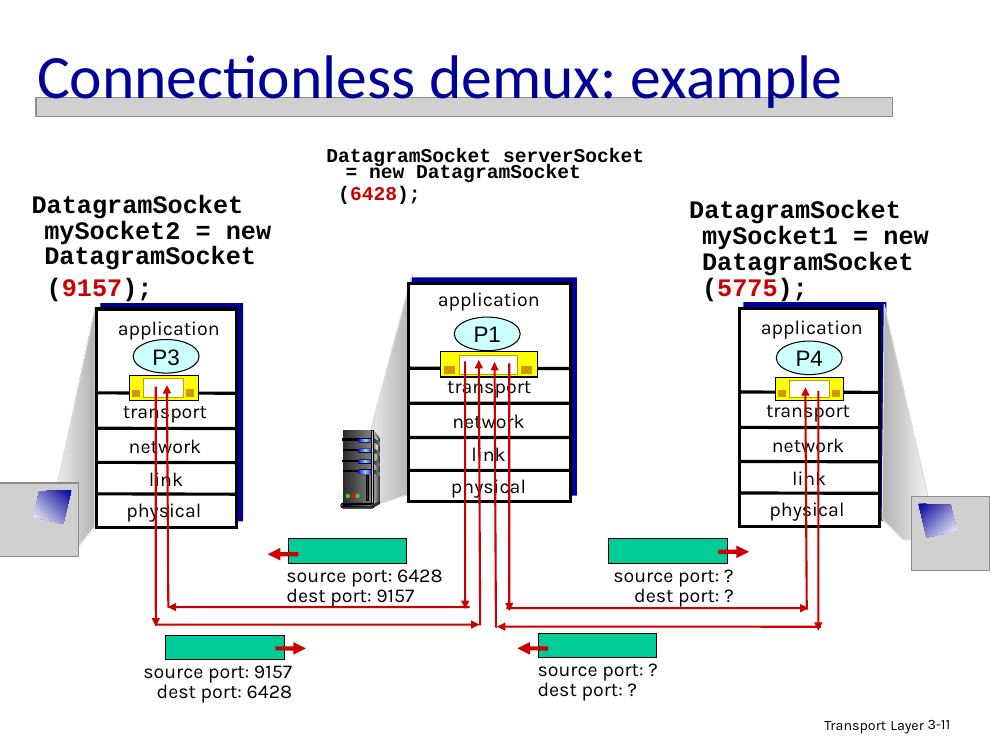
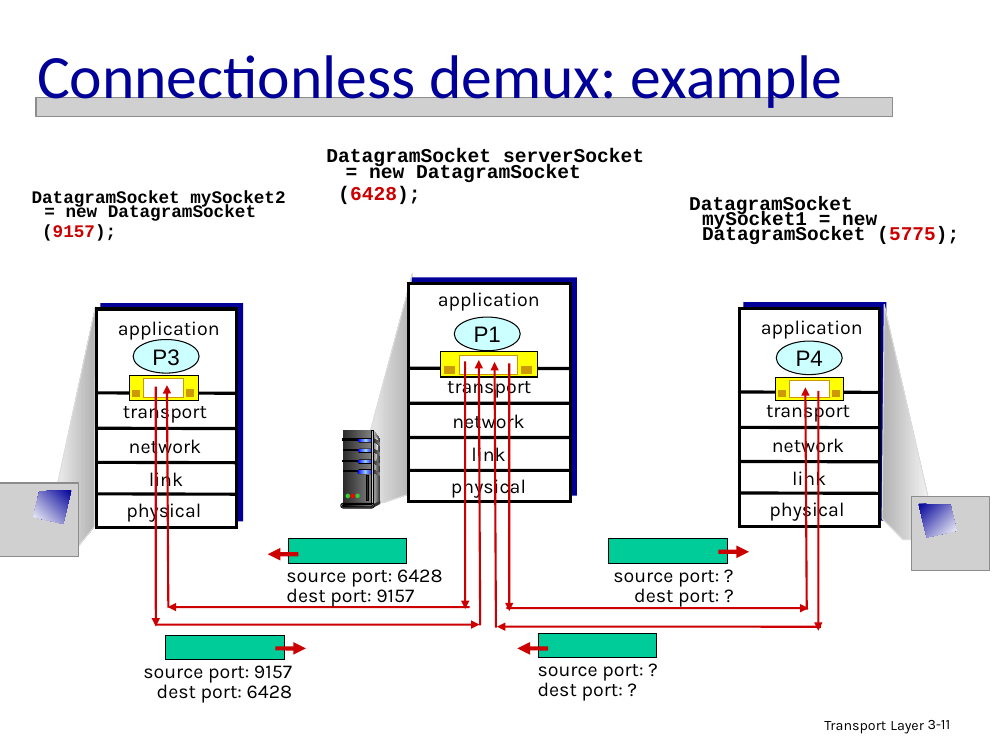
Before and after one commit to wangjin0818/Advanced-Computer-Network, a slide deck: slide 11 of week 05/Chapter_3_V6.0.ppt. Drawn at 1008x756 pixels with LibreOffice and Linux fonts; fonts in the diff are those of the drawing; grey boxes stand for pictures. Boxes give left, top, right and bottom in pixels: in the first picture for what was removed or moved away, otherwise in the second. Text is boxed around its words. In the diff, an @@ line names an element or a change of style, - is before the commit and + after.

```diff
--- a/week 05/Chapter_3_V6.0.ppt
+++ b/week 05/Chapter_3_V6.0.ppt
@@ text "DatagramSocket mySocket2 = new DatagramSocket" at [32, 191, 285, 241]: size 18 to 12.6 pt; line spacing 0.85 to 0.65 @@
@@ text "DatagramSocket mySocket1 = new DatagramSocket ..." at [689, 196, 959, 244]: size 18 to 13.9 pt; line spacing 0.85 to 0.65 @@
```
Also in this commit, not shown: 13 other slides changed, 1 other file.
